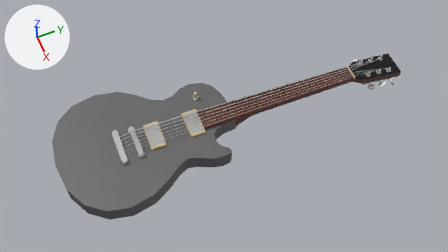
The Blender file app/src/public/3d/guitar.blend, before and after one commit.
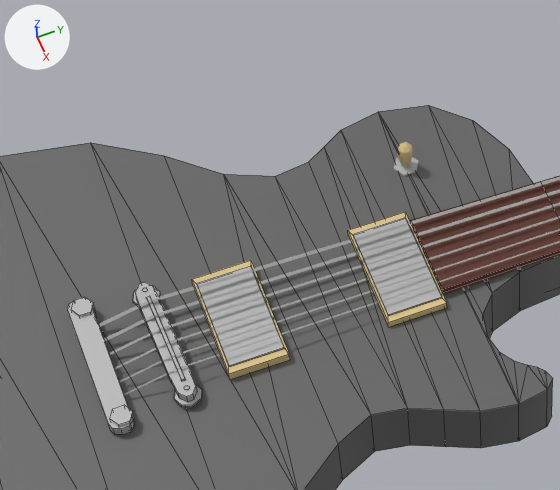
Each version is shown from the file's camera 'Camera', then close up on the part from 21% to 52% of the width and 22% to 71% of the height. Arrows for +X, +Y and +Z are at upper left; the lights stay in place. The close-ups show mesh edges as thin lines.

The older version as bpy lines, for what is in view:
```python
me_cube_003 = bpy.data.meshes.new('Cube.003')
me_cube_003.from_pydata(...)  # 20 vertices, 18 faces; spans x -1.0..1.0, y -1.0..1.0, z -2.11..1.68
# faces by material slot: [13, 5]
me_cube_003.materials.append(mat_plastic)  # beige #dcc289
me_cube_003.materials.append(mat_metal)  # grey #b7b7b7
me_cube_006 = bpy.data.meshes.new('Cube.006')
me_cube_006.from_pydata(...)  # 20 vertices, 18 faces; spans x -1.0..1.0, y -1.0..1.0, z -3.15..1.68
# faces by material slot: [13, 5]
me_cube_006.materials.append(mat_plastic)  # beige #dcc289
me_cube_006.materials.append(mat_metal)  # grey #b7b7b7
me_cylinder_001 = bpy.data.meshes.new('Cylinder.001')
me_cylinder_001.from_pydata(...)  # 44 vertices, 28 faces; spans x -1.05..12.94, y -1.29..1.0, z -1.0..1.0
me_cylinder_001.materials.append(mat_metal)  # grey #b7b7b7
me_cylinder_008 = bpy.data.meshes.new('Cylinder.008')
me_cylinder_008.from_pydata(...)  # 16 vertices, 14 faces; spans x 0.01..6.85, y 0.03..9.67, z -1.09..1.18
me_cylinder_008.materials.append(mat_string)  # light grey #bfbfbf
ob_pickup_bridge = bpy.data.objects.new('Pickup Bridge', me_cube_006)
ob_pickup_bridge.location = (0.05, 1.121, 0.123)
ob_pickup_bridge.scale = (0.166, 0.0867, 0.00772)
ob_pickup_neck = bpy.data.objects.new('Pickup Neck', me_cube_003)
ob_pickup_neck.location = (0.05, 1.581, 0.115)
ob_pickup_neck.scale = (0.166, 0.0867, 0.00772)
ob_string_g = bpy.data.objects.new('String G', me_cylinder_008)
ob_string_g.location = (0.063, 2.344, 0.163)
ob_string_g.rotation_euler = (-1.571, 0.0, 0.0)  # degrees (-90, 0, 0)
ob_string_g.scale = (0.0114, 0.0114, 1.47)
ob_tailpiece = bpy.data.objects.new('Tailpiece', me_cylinder_001)
ob_tailpiece.location = (-0.132, 0.725, 0.123)
ob_tailpiece.scale = (0.0316, 0.0316, 0.0227)
# also in view: 'String A' at (-0.02, 2.34, 0.12); 'Switch' at (-0.28, 1.73, 0.15); 'Neck' at (0.05, 2.94, 0.02); 'String D' at (0.0, 2.41, 0.11); 'String B' at (0.12, 2.34, 0.12)
```
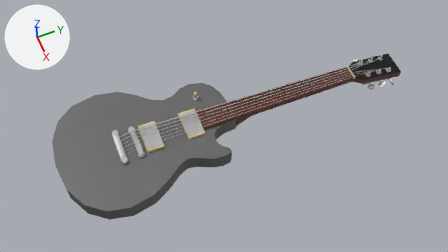
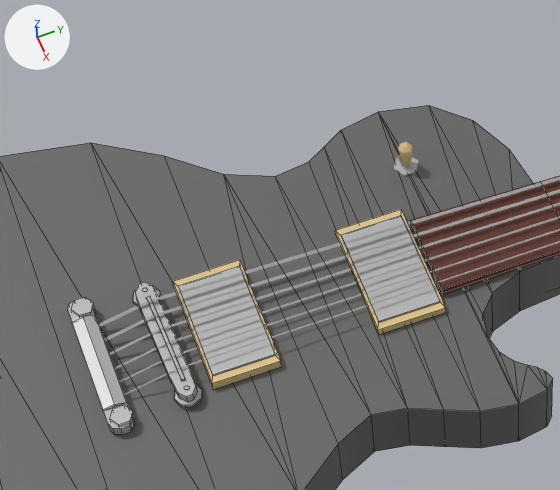
Commit message: update guitar model

Location of each change, [x1, y1, x2, y2] in pixels of the close-ups (560 x 490 px):
'Pickup Bridge', moved, rescaled (11% wider, 8% taller): before [192, 260, 290, 379]; after [173, 260, 282, 389]
'Pickup Neck', moved, rescaled (12% wider, 9% taller): before [348, 212, 447, 327]; after [335, 209, 446, 334]
part 1 of me_cylinder_001, built on: [70, 311, 128, 425] in both

The edits, one by one:
me_cylinder_001 is used by ob_tailpiece; location (-0.132, 0.725, 0.123); scale (0.0316, 0.0316, 0.0227).
me_cylinder_001 had 44 vertices, 28 faces and spanned x -1.05..12.94, y -1.29..1.0, z -1.0..1.0.
me_cylinder_001 now has 56 vertices, 37 faces and spans x -1.05..12.94, y -1.29..1.0, z -1.0..1.09.
Part 1, on me_cylinder_001:
3 faces are deleted.
12 vertices are added at x 1.17..10.69, y -1.29..0.8, z 0.61..1.09.
12 new faces join them.
Object 'Pickup Neck' (ob_pickup_neck) moves from (0.05, 1.581, 0.115) to (0.05, 1.561, 0.115).
Object 'Pickup Neck' (ob_pickup_neck) is rescaled from (0.166, 0.0867, 0.00772) to (0.179, 0.0993, 0.00772).
Object 'Pickup Bridge' (ob_pickup_bridge) moves from (0.05, 1.121, 0.123) to (0.05, 1.081, 0.123).
Object 'Pickup Bridge' (ob_pickup_bridge) is rescaled from (0.166, 0.0867, 0.00772) to (0.179, 0.0982, 0.00772).
